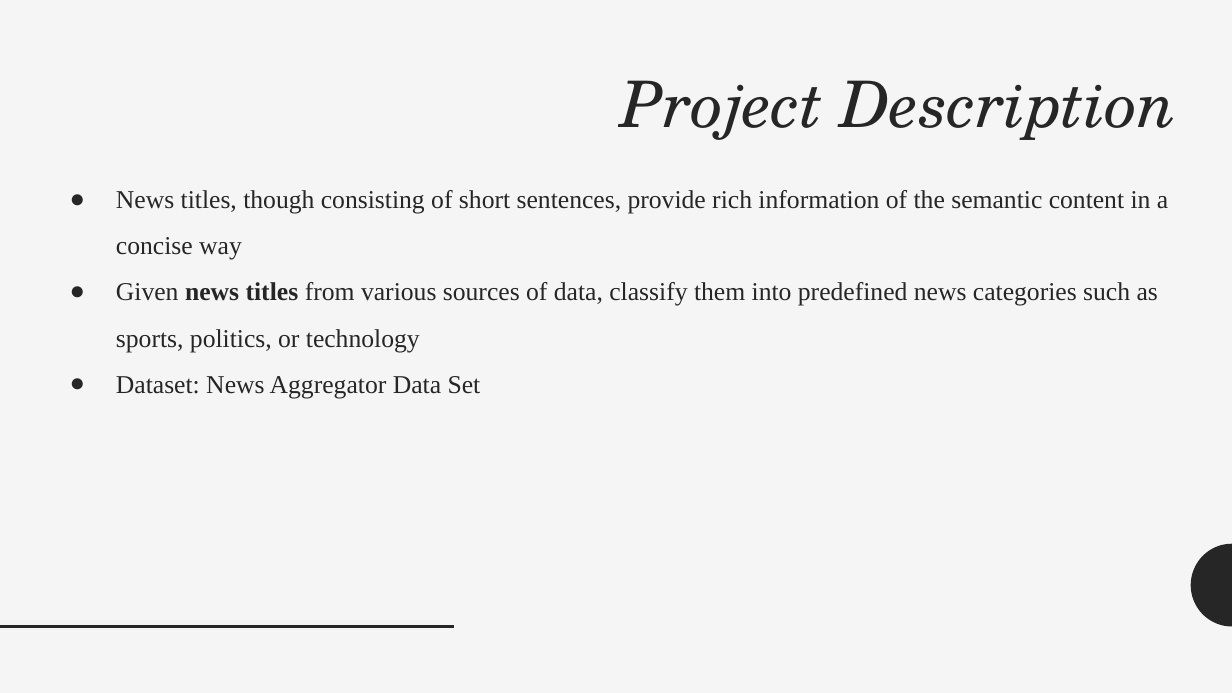
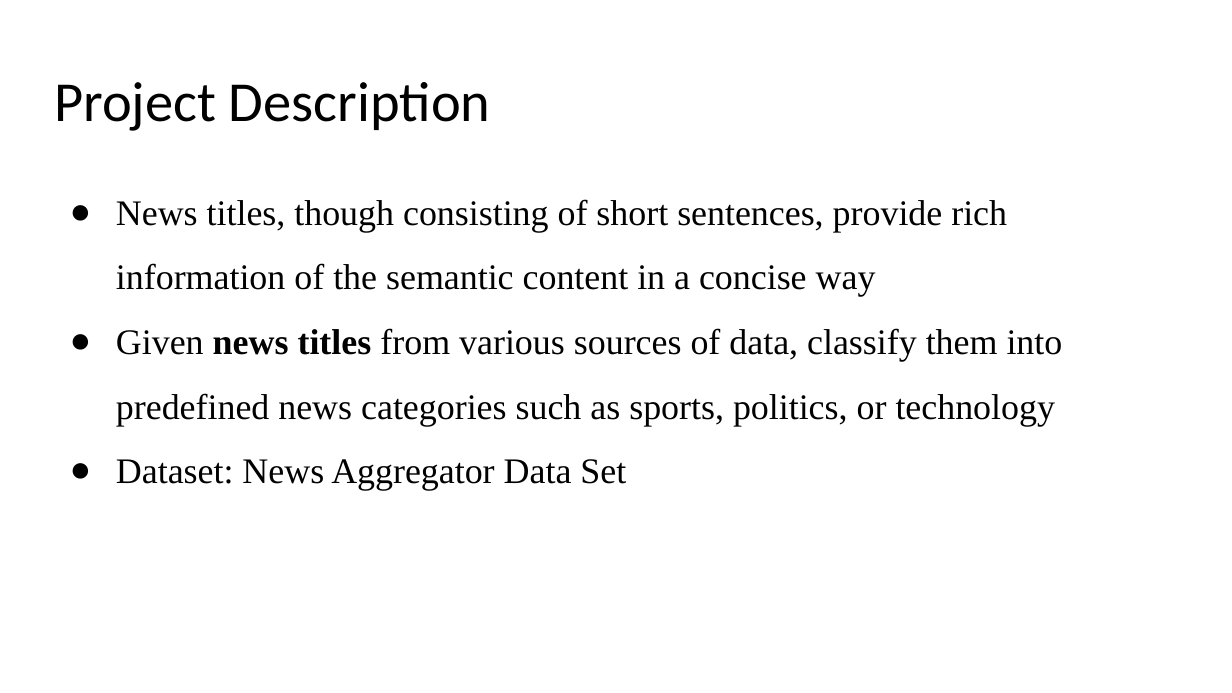
Before and after one commit to wayne1199111810/sentence_classification_for_news_titles, a slide deck: slide 2 of report/29.Sentence_Classification_For_News.pptx. Drawn at 1232x693 pixels with LibreOffice and Linux fonts; fonts in the diff are those of the drawing. Boxes give left, top, right and bottom in pixels: in the first picture for what was removed or moved away, otherwise in the second. Text is boxed around its words. In the diff, an @@ line names an element or a change of style, - is before the commit and + after.

```diff
--- a/report/29.Sentence_Classification_For_News.pptx
+++ b/report/29.Sentence_Classification_For_News.pptx
@@ background #F5F5F5 to #FFFFFF @@
@@ title "Project Description" at <box>54,82,491,131</box>: size 37.5 to 33 pt, font TeX Gyre Schola to Calibri, text colour #262626 to #000000, italic off; alignment right to left @@
@@ text "News titles, though consisting of ..." at <box>116,199,1063,491</box>: size 15 to 21 pt, text colour #262626 to #000000 @@
@@ freeform shape removed at <box>1191,543,1232,626</box> @@
@@ line removed from (0, 627) to (455, 627) @@
```
Also in this commit, not shown: 3 other slides changed, 3 slides added, 39 other files.
